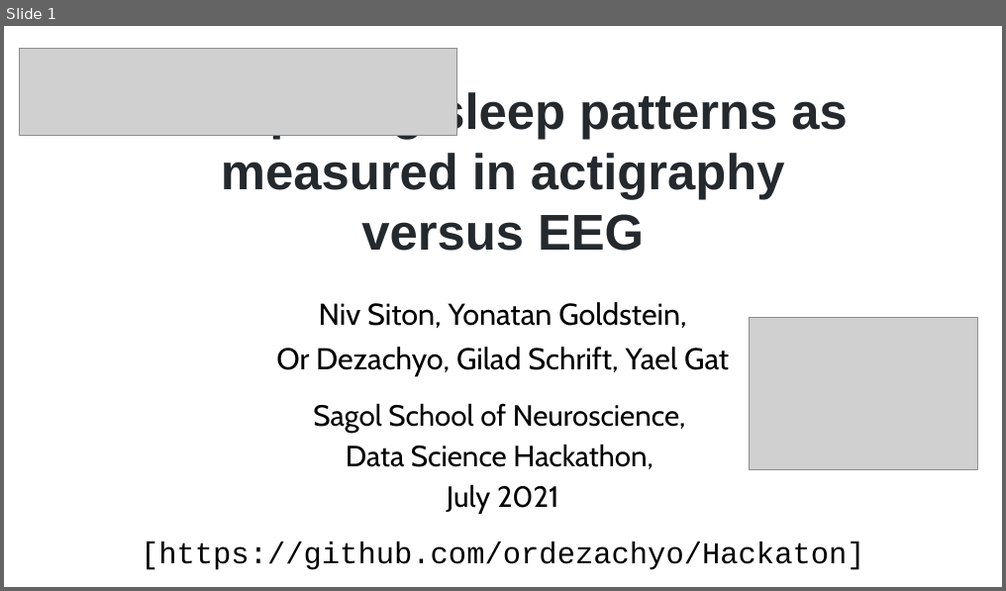
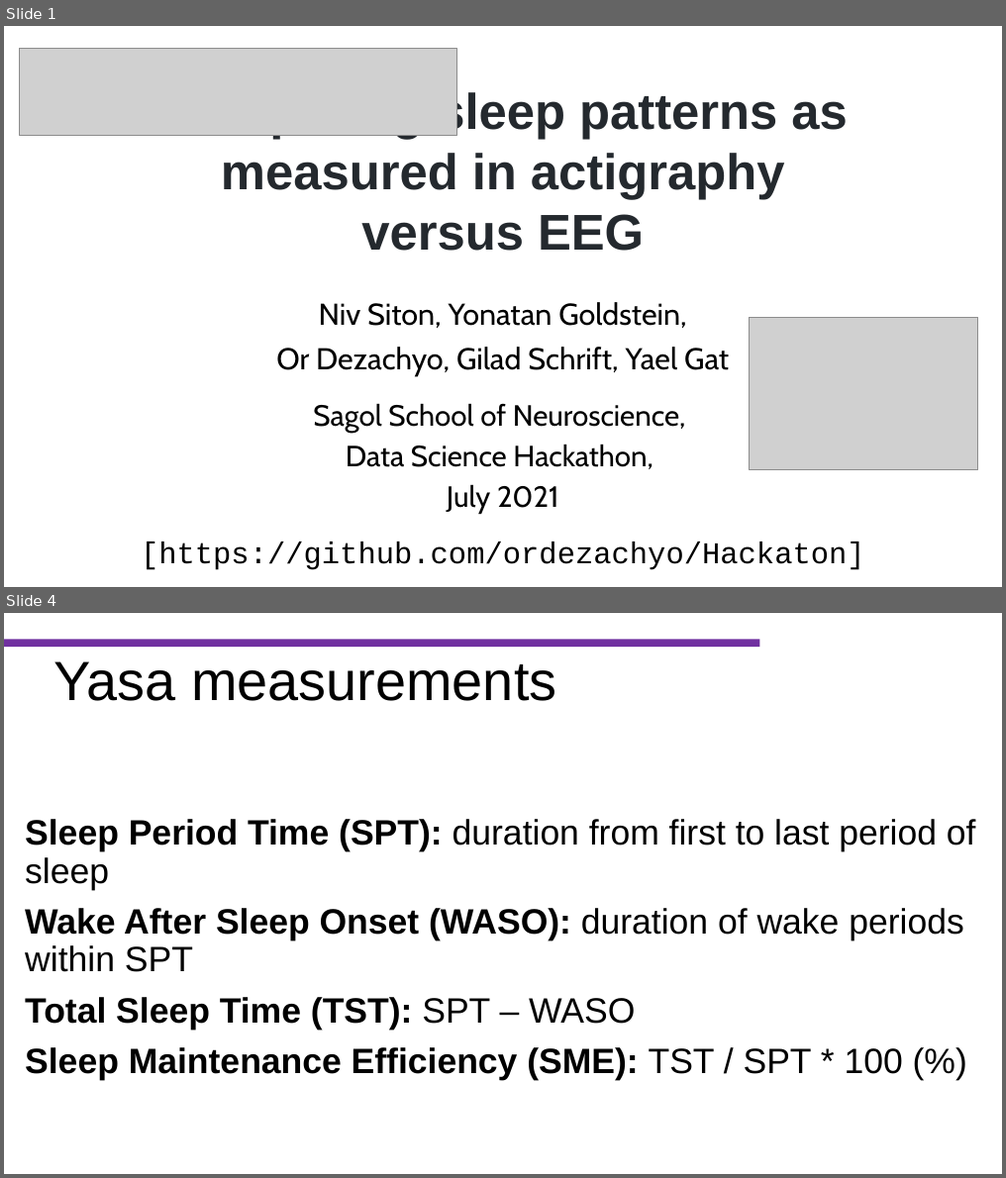
Before and after one commit to ordezachyo/Hackaton, a slide deck: Hackaton_presentation.pptx. Shown one above the other, each under a label of ours: slide 1 before the commit, slides 1 and 4 after it; the slides between them are not shown. The pictures are 1006x591 and 1006x1178 pixels, drawn with LibreOffice and Linux fonts; fonts in the diff are those of the drawing; grey boxes stand for pictures; background and template pictures are left out. Boxes give left, top, right and bottom in pixels: in the first picture for what was removed or moved away, otherwise in the second. Text is boxed around its words. In the diff, an @@ line names an element or a change of style, - is before the commit and + after.

```diff
--- a/Hackaton_presentation.pptx
+++ b/Hackaton_presentation.pptx
@@ slide 4 added at box(4, 613, 1002, 1174), background #FFFFFF @@
@@ line added from (760, 643) to (4, 643), #7030A0 6.01 pt @@
@@ title added at box(54, 662, 556, 701), 44 pt, text #000000 @@
+Yasa measurements
@@ subtitle added at box(25, 819, 976, 1080), 28 pt, text #000000, bold @@
+Sleep Period Time (SPT): duration from first to last period of sleep
+Wake After Sleep Onset (WASO): duration of wake periods within SPT
+Total Sleep Time (TST): SPT – WASO
+Sleep Maintenance Efficiency (SME): TST / SPT * 100 (%)
```
Also in this commit, not shown: 11 slides changed, 3 other slides added, 6 slides removed.
